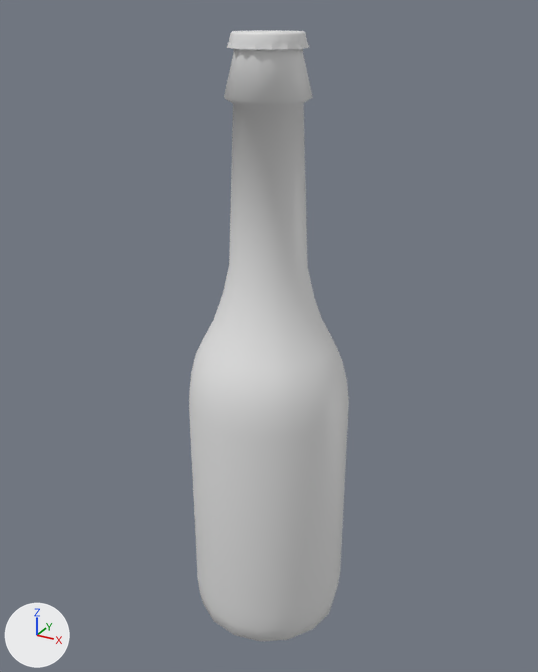
The Blender file Assets/VRProject/Models/Props/beer bottle.blend: old version first, new version second.
Rendered twice from a camera (50 mm lens) standing at (0.163, -0.296, 0.315) and looking at (-0.002, 0.004, 0.165). The axes (+X, +Y, +Z) are drawn at lower left. The lights are the same throughout. The first picture is the older version. Objects named as collision shapes, trigger or cutter boxes, shadow casters or lower levels of detail are left out.

Names of what the first picture shows: 'Bottle_Outter', 'Cap'.
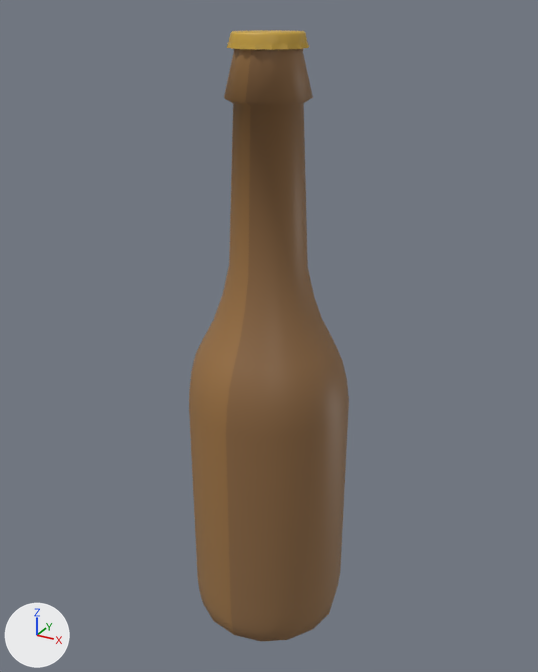
Commit message: more props to master material

Diff of the bpy script that builds the scene:
```diff
--- a/Assets/VRProject/Models/Props/beer bottle.blend.py
+++ b/Assets/VRProject/Models/Props/beer bottle.blend.py
@@ img_mastertexture_png @@
+img_mastertexture_png = load_image('MasterTexture.png', '../../Images/MasterTexture.png', 32, 32, 'sRGB')
@@ mat_material_002 @@
+mat_material_002 = principled_material('Material.002')
+mat_material_002.texture = img_mastertexture_png
@@ mat_material_003 @@
+mat_material_003 = principled_material('Material.003')
+mat_material_003.texture = img_mastertexture_png
@@ me_cylinder @@
 me_cylinder.from_pydata(...)  # 256 vertices, 241 faces; spans x -0.041..0.041, y -0.041..0.041, z 0.003..0.304
 # used by ob_bottle_outter; location = (0.0, 0.0, 0.0)
+# me_cylinder part 1: texture (UV) coordinates of 241 of 241 faces, centred in x -0.039..0.039, y -0.039..0.039, z 0.003..0.304, changed; they spanned u 0.0..1.0, v 0.01..0.99 and now span u 0.52..0.52, v 0.73..0.74
+me_cylinder.materials.append(mat_material_003)  # picture img_mastertexture_png
@@ me_circle @@
 me_circle.from_pydata(...)  # 256 vertices, 226 faces; spans x -0.0172..0.0172, y -0.0172..0.0172, z 0.2996..0.306
+me_circle.materials.append(mat_material_002)  # picture img_mastertexture_png
```

Pixel boxes [x1, y1, x2, y2] of what changed, in the pictures (538 x 672 px):
'Bottle_Outter', recoloured, surface changed (white to brown): [189, 48, 349, 642] in both
'Cap', recoloured (white to yellow): [227, 30, 309, 50] in both
